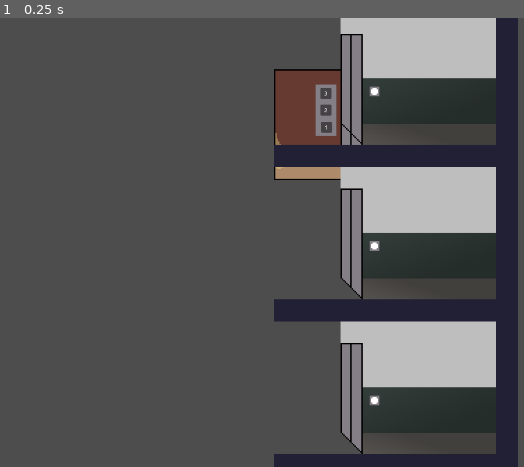
Above: before the commit, frame 1.
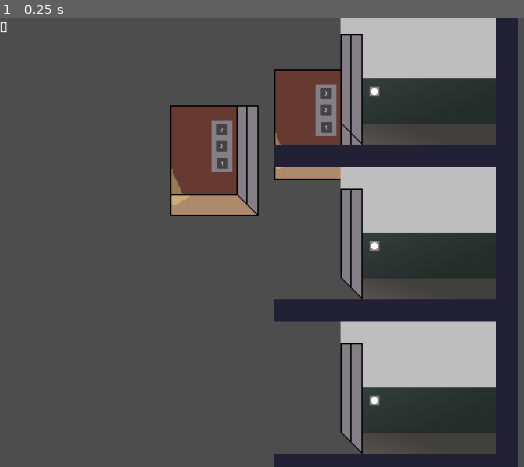
Above: after the commit, the same moment.

Repository: uvaprol/ElevtorBrain
Game: Godot game, scene res://scenes/main.tscn
Same seed, same stepped clock (60 frames per second), same inputs: the game is played once before the commit and once after it.
Inputs:
- Up to frame 1 (0.25 s): no input

The runs differ from the first frame. In frame 1, 4.1% of the frame differs, in the area x 0-50%, y 0-45%.

Commit message:
rework floor menager

Diff:
--- a/scenes/elevator.tscn
+++ b/scenes/elevator.tscn
@@ -37,17 +37,15 @@
 script = ExtResource("1_8o2wm")
 
 [node name="Sprite2D" type="Sprite2D" parent="."]
+visible = false
 position = Vector2(16, 0)
 scale = Vector2(2, 2)
 texture = ExtResource("2_jmdsd")
 
 [node name="AnimatedSprite2D" type="AnimatedSprite2D" parent="."]
-visible = false
 position = Vector2(17, 0)
 scale = Vector2(2, 2)
 sprite_frames = SubResource("SpriteFrames_xslfi")
-frame = 2
-frame_progress = 1.0
 
 [node name="Button" type="Button" parent="."]
 offset_left = 19.0
--- a/scenes/main.tscn
+++ b/scenes/main.tscn
@@ -1,6 +1,6 @@
 [gd_scene load_steps=4 format=3 uid="uid://du5pmnw8ixeyc"]
 
-[ext_resource type="Script" uid="uid://db1iw831wp668" path="res://main.gd" id="1_sugp2"]
+[ext_resource type="Script" uid="uid://db1iw831wp668" path="res://scripts/main.gd" id="1_sugp2"]
 [ext_resource type="PackedScene" uid="uid://md38dce0nlq1" path="res://scenes/elevator.tscn" id="2_jyhfs"]
 [ext_resource type="PackedScene" uid="uid://bl7ssm21l4h6d" path="res://scenes/floor.tscn" id="3_tbgi4"]
 
@@ -23,3 +23,7 @@
 [node name="Label" type="Label" parent="."]
 offset_right = 1151.0
 offset_bottom = 23.0
+
+[node name="Elevator2" parent="." instance=ExtResource("2_jyhfs")]
+position = Vector2(293.00006, 206.00003)
+scale = Vector2(0.99607176, 0.99607176)
--- a/scripts/elevator.gd
+++ b/scripts/elevator.gd
@@ -1,44 +1,44 @@
 extends Node2D
 
-var floors = []
 var task = null
-var move_direction = null
-var open_on_floor = false
-var open_status = false
+var can_move = true
+var FLOORS = []
+#var move_direction = null
+#var open_on_floor = false
+#var open_status = false
 
 func _ready() -> void:
-	for child in $"..".get_children():
-		if child.name.find('Floor') != -1:
-			floors.append(child)
-	print(floors)
+	for f in $"..".get_children():
+		if f.name.find('Floor') != -1:
+			FLOORS.append(f)
+	print(FLOORS[3-1])
 
 func _process(_delta: float) -> void:
-	if task and not open_on_floor:
-		if position.y < floors[task - 1].position.y:
+	if task and can_move:
+		if position.y < FLOORS[task - 1].position.y:
 			position.y += 1
-			move_direction = 'down'
-		elif position.y > floors[task - 1].position.y:
+			#move_direction = 'down'
+		elif position.y > FLOORS[task - 1].position.y:
 			position.y -= 1
-			move_direction = 'up'
+			#move_direction = 'up'
 		else:
-			move_direction = 'stop'
-			open_on_floor = true
+			#move_direction = 'stop'
+			#open_on_floor = true
 			#$AnimatedSprite2D.play('default')
-			floors[task - 1].get_children()[0].play('default')
-			open_status = true
+			can_move = false
+			FLOORS[task - 1].get_children()[0].play('default')
+			#open_status = true
 			#$AnimatedSprite2D.play_backwards('default')
 
 func _on_timer_timeout() -> void:
 	#$AnimatedSprite2D.play_backwards('default')
-	floors[task - 1].get_children()[0].play_backwards('default')
-	$"..".floor_tasks.erase(task)
-	$"..".elevator_tasks.erase(task)
-	open_status = false
-	move_direction = null
+	FLOORS[task - 1].get_children()[0].play_backwards('default')
+	#open_status = false
+	#move_direction = null
 	task = null
 
 func move_door() -> void:
-	if open_status:
+	if not can_move:
 		$Timer.start()
 	else:
-		open_on_floor = false
+		can_move = true
--- a/scripts/floor.gd
+++ b/scripts/floor.gd
@@ -3,6 +3,7 @@
 func _on_button_pressed() -> void:
 	if $"..".floor_tasks.find(int(name.split('r')[-1])) == -1:
 		$"..".floor_tasks.append(int(name.split('r')[-1]))
+		$"..".floor_tasks.sort()
 		print($"..".floor_tasks)
 
 
--- a/scripts/main.gd
+++ b/scripts/main.gd
@@ -1,17 +1,31 @@
 extends Node2D
 
 var floor_tasks = []
-var elevator_tasks = []
+var ELEVATORS = []
+var FLOORS = []
+
+func  _ready() -> void:
+
+	for e in get_children():
+		if 'Elevator' in e.name:
+			ELEVATORS.append(e)
+	print(ELEVATORS)
 #var floors = []
 #
 #func _ready() -> void:
+	for e in ELEVATORS:
+			print(e.task, not e.task)
 	#for child in get_children():
 		#if child.name.find('Floor') != -1:
 			#floors.append(child)
 	#print(floors)
 
 func _process(_delta: float) -> void:
-	if len(floor_tasks) != 0 and not $Elevator.task:
-		floor_tasks.sort()
-		$Elevator.task = floor_tasks[-1]
+	if len(floor_tasks) != 0:
+		for e in ELEVATORS:
+			print(e.task, not e.task)
+			if not e.task:
+				e.task = floor_tasks[-1]
+				floor_tasks.remove_at(-1)
+				break
 	$Label.text = "{tasks}".format({'tasks': floor_tasks})
